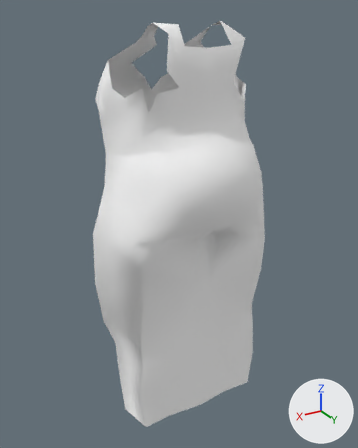
Before and after pictures for a commit that changed the FBX model Contents/mods/Authentic Z - Current/media/models_X/Skinned/CustomBodies/FatBody03_F/FatBod_F_03_Dress_Long_Straps.fbx.
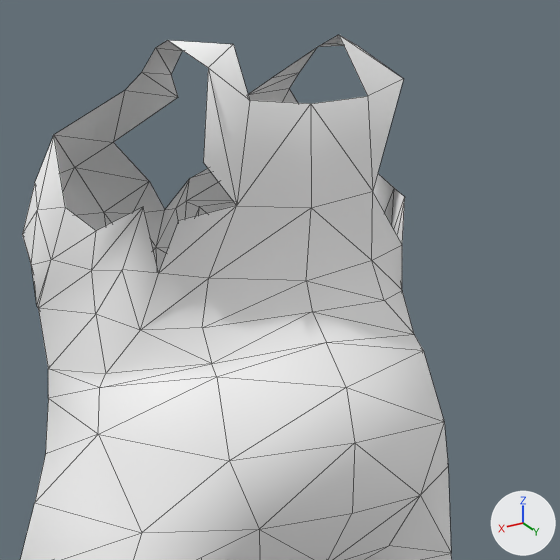
Each version is shown whole from a 50 mm camera at (0.00458, 0.00785, 0.00837) aimed at (0.00005, 0.0003, 0.00459), then close up on the part from 24% to 86% of the width and 1% to 51% of the height. The lights are fixed; the arrows at lower right show +X, +Y and +Z. The close-ups show mesh edges as thin lines.

Names of what the first close-up shows: 'Body.002'.
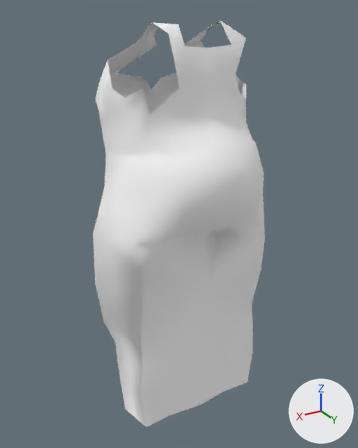
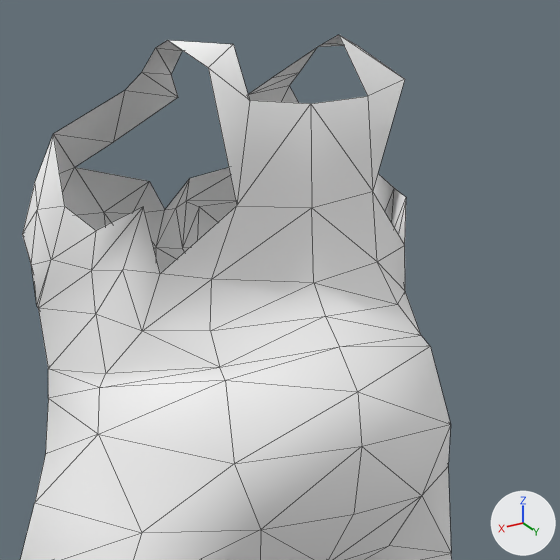
What differs and where, as boxes [x1, y1, x2, y2] in the close-ups (560 x 560 px; the box of a moved part takes in the faces that stretch with it):
part 1 of me_mesh_001, cut back: before [76, 212, 166, 273]; after [77, 212, 176, 274]
part 2 of me_mesh_001, cut back: before [35, 70, 448, 560]; after [35, 76, 451, 560]
part 3 of me_mesh_001, moved or reshaped: before [339, 35, 403, 188]; after [339, 35, 405, 189]

Edits to the bpy script that builds the scene:
```text
Change me_mesh_001:
    where me_mesh_001.from_pydata(...)  # 213 vertices, 378 faces; spans x -0.00165..0.0017, y -0.00103..0.0017, z 0.00073..0.00822
    verts and faces of me_mesh_001; kept vertices keep their numbers, new ones are numbered from 213
    me_mesh_001 part 1
    add delete_vertices([98, 172])  # with the faces that use them
    add verts[111] = (0.00042, -0.00098, 0.00652)  # moved
    add verts[112] = (0.00034, -0.00099, 0.00646)  # moved
    add verts[127] = (0.00001, -0.00091, 0.00538)  # moved
    add verts[137] = (0.0004, -0.00101, 0.00665)  # moved
    add verts[129] = (0.0, -0.00103, 0.00589)  # moved
    add verts[142] = (0.00022, -0.00096, 0.00667)  # moved
    me_mesh_001 part 2
    add delete_vertices([114, 119, 134])  # with the faces that use them
    add delete_faces([(69, 140, 84), (151, 166, 210)])
    add for i in [76, 87, 103]: verts[i] += (0.0, 0.0001, 0.0)
    add for i in [77, 159, 168]: verts[i] += (0.0, 0.00006, 0.0)
    add for i in [89, 133, 167]: verts[i] += (0.0, 0.00015, 0.0)
    add for i in [100, 145, 178, 196]: verts[i] += (0.0, 0.00002, 0.0)
    add verts[85] = (-0.00003, 0.00167, 0.00617)  # moved, pixel (357, 391)
    add verts[86] = (0.0, 0.00177, 0.00584)  # moved, pixel (361, 446)
    add verts[88] = (-0.00003, 0.00116, 0.00676)  # moved, pixel (313, 282)
    add verts[90] = (0.00064, 0.001, 0.00682)  # moved, pixel (211, 279)
    add verts[182] = (-0.00104, 0.00082, 0.00654)  # moved, pixel (405, 291)
    add verts[104] = (0.00104, 0.00082, 0.00651)  # moved, pixel (142, 331)
    add verts[192] = (-0.00095, 0.0009, 0.00688)  # moved, pixel (404, 245)
    add verts[120] = (0.00129, 0.00027, 0.00723)  # moved, pixel (64, 206)
    add verts[122] = (0.00106, -0.00038, 0.00761)  # moved, pixel (53, 133)
    add verts[146] = (-0.00064, -0.0001, 0.00788)  # moved, pixel (289, 85)
    add verts[158] = (-0.00089, 0.00131, 0.00627)  # moved, pixel (430, 346)
    add verts[181] = (-0.00085, 0.00125, 0.00634)  # moved, pixel (421, 335)
    add verts[200] = (-0.00108, 0.00065, 0.00687)  # moved
    add verts[213] = (0.00095, 0.00091, 0.00687)  # pixel (160, 273)
    add faces += [(121, 125, 213), (104, 213, 125), (90, 213, 104), (90, 116, 213)]
    me_mesh_001 part 3
    add verts[154] = (-0.00079, 0.00101, 0.00796)  # moved, pixel (404, 79)
```
